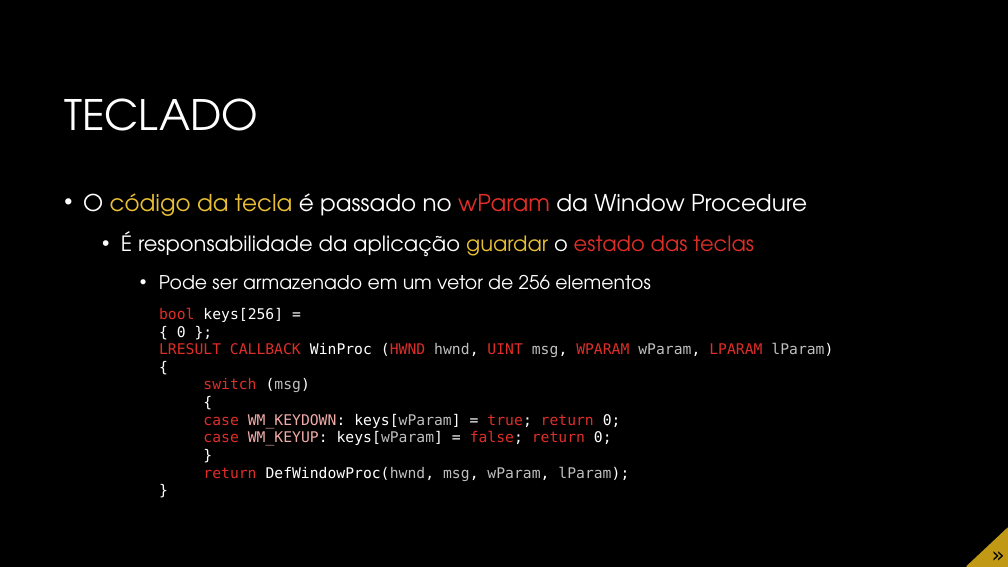
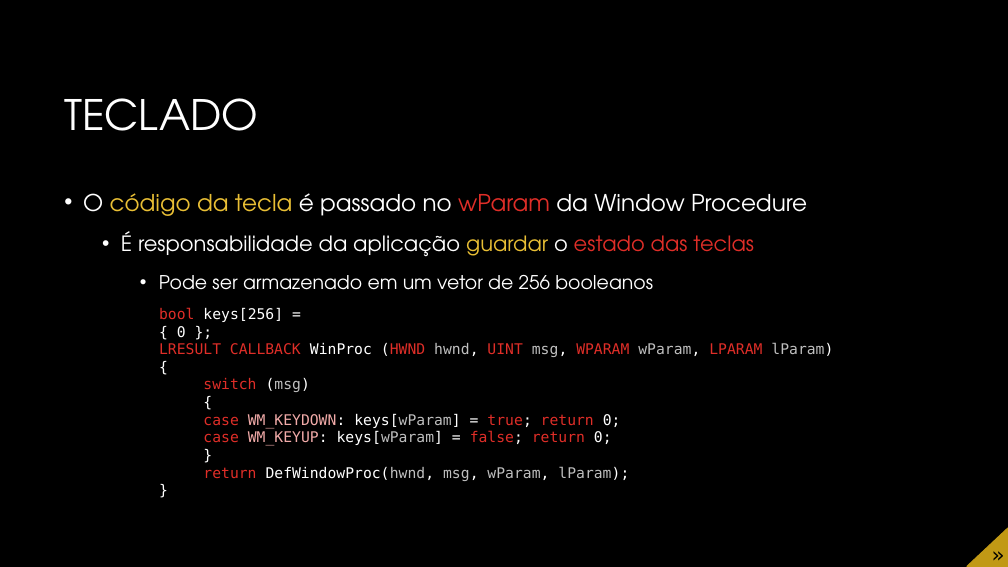
Before and after one commit to JudsonSS/CG, a slide deck: slide 8 of Slides/03. Dispositivos de Interação.pptx. Drawn at 1008x567 pixels with LibreOffice and Linux fonts; fonts in the diff are those of the drawing; background and template pictures are left out. Boxes give left, top, right and bottom in pixels: in the first picture for what was removed or moved away, otherwise in the second. Text is boxed around its words. In the diff, an @@ line names an element or a change of style, - is before the commit and + after.

```diff
--- a/Slides/03. Dispositivos de Interação.pptx
+++ b/Slides/03. Dispositivos de Interação.pptx
@@ text at bbox=[159, 275, 653, 290]: text changed @@
-    • Pode ser armazenado em um vetor de 256 elementos
+    • Pode ser armazenado em um vetor de 256 booleanos
```
Also in this commit, not shown: 5 other slides changed.
